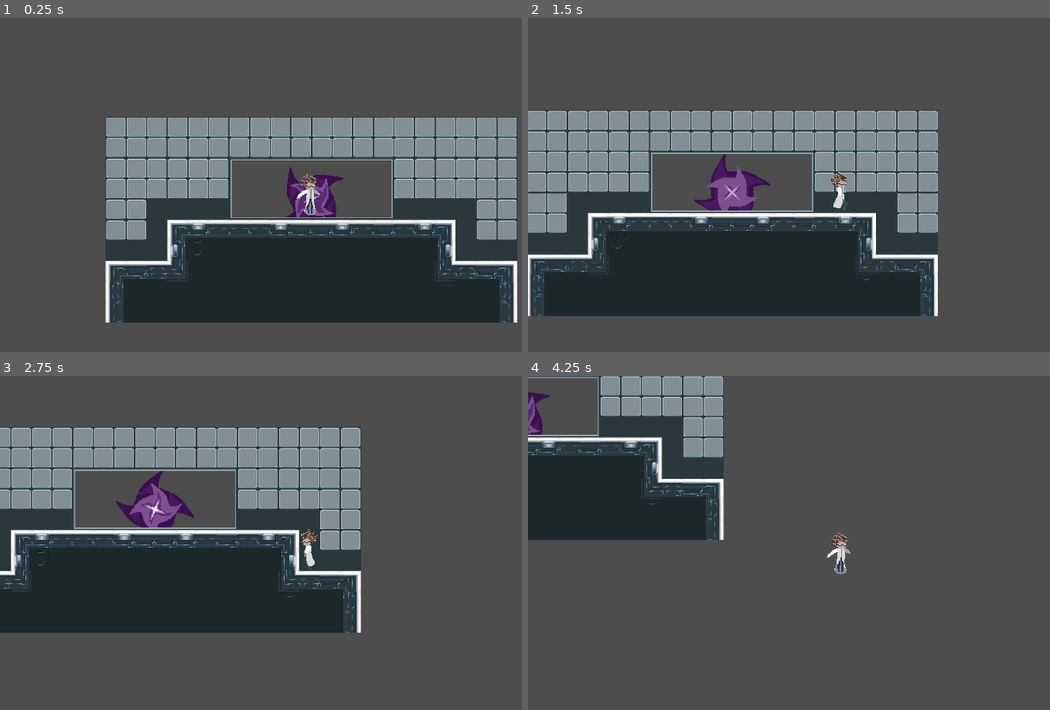
Above: before the commit, frames 1-4 (two rows, left to right).
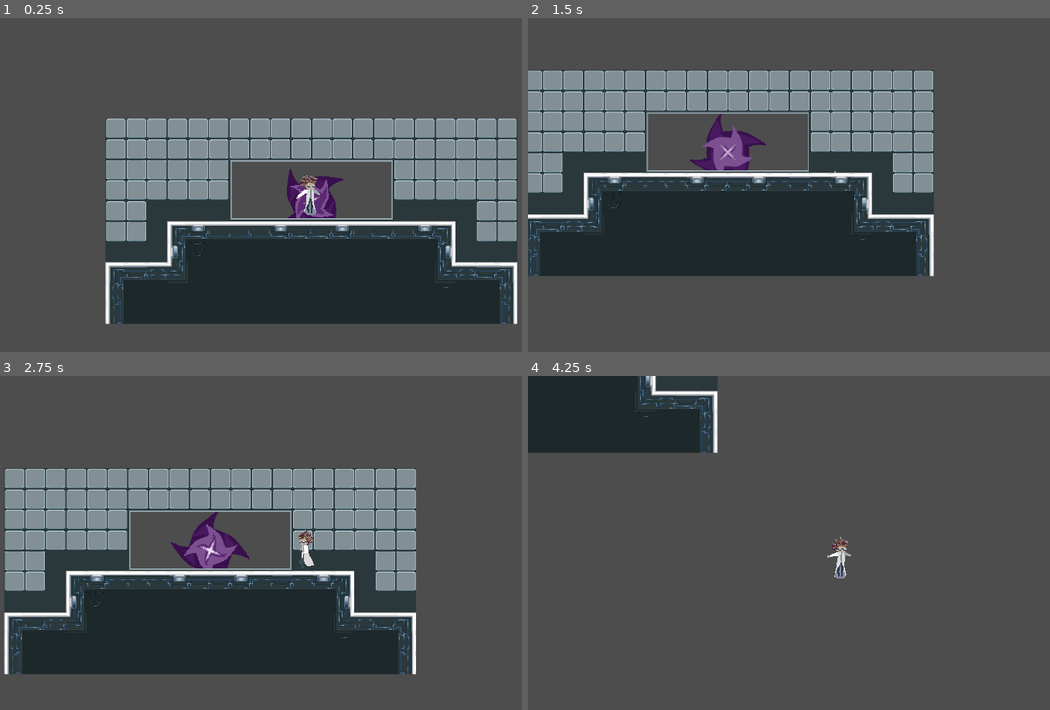
Above: after the commit, the same moments.

Repository: FieryEmber/GMTK2025
Game: Godot game, scene res://Scenes/level.tscn
Two runs of this game, one before a commit and one after it. Both use one fixed random seed, a clock stepped at 60 frames per second and the inputs below.
Inputs (mouse positions are in pixels of both pictures, inside the frame that each line leads up to):
- Up to frame 1 (0.25 s): no input
- Up to frame 2 (1.5 s): move the mouse to (971, 174) at 0.52 s; hold D (right) from 0.53 s (still down); tap T (teleport) at 0.6, 1.35 s; tap W (jump) at 0.77 s; move the mouse to (715, 208) at 1.27 s
- Up to frame 3 (2.75 s): tap W (jump) at 1.52 s; move the mouse to (370, 472) at 2.02 s; release D (right) at 2.03 s; hold A (left) from 2.03 s (still down); tap T (teleport) at 2.1 s
- Up to frame 4 (4.25 s): move the mouse to (804, 619) at 2.77 s; release A (left) at 2.78 s; hold D (right) from 2.78 s (still down); tap T (teleport) at 2.85, 3.6 s; tap W (jump) at 3.02, 3.77 s; move the mouse to (1023, 603) at 3.52 s

The runs differ from the first frame. In frame 1, 6.6% of the frame differs, in the area x 20-100%, y 29-92%; in frame 2, 38%; in frame 3, 40%, in the area x 0-80%, y 15-90%; in frame 4, 16%.

Commit message:
have a working timer with player location reset

Diff:
--- a/project-loop/Scenes/level.tscn
+++ b/project-loop/Scenes/level.tscn
@@ -164,7 +164,6 @@
 wait_time = 5.0
 
 [node name="GameLoopTimer" type="Timer" parent="Mobius"]
-wait_time = 5.0
 
 [node name="Tilemap" type="Node2D" parent="."]
 
--- a/project-loop/Scenes/mobius.gd
+++ b/project-loop/Scenes/mobius.gd
@@ -7,10 +7,11 @@
 @onready var start_delaytimer = $StartDelayTimer
 @onready var game_loop_timer = $GameLoopTimer
 
-var game_time_remaining = 30
+var game_time_remaining = 24
 var countdown_started = false
 var delay_started = false
 var spawn_position = Vector2.ZERO
+var loop_started = false
 
 const GRAVITY = 900
 const JUMP_CUT_MULTIPLIER = 0.2
@@ -23,13 +24,11 @@
 
 func _ready() -> void:
 	spawn_position = global_position
+	start_delaytimer.start()
+	delay_started = true
 
 func _physics_process(delta):
 	velocity.y += GRAVITY * delta
-
-	if is_on_floor() and not delay_started and not countdown_started:
-		start_delaytimer.start()
-		delay_started = true
 
 	var is_moving = false
 	velocity.x = 0
@@ -56,10 +55,10 @@
 	if velocity.y < 0 and Input.is_action_just_released("jump"):
 		velocity.y *= JUMP_CUT_MULTIPLIER
 
-	# Teleport
-	#if Input.is_action_just_pressed("teleport"):
-		#self.position = get_global_mouse_position()
-		#self.velocity.y = 0
+	#Teleport
+	if Input.is_action_just_pressed("teleport"):
+		self.position = get_global_mouse_position()
+		self.velocity.y = 0
 
 	# Reset jump count when on floor
 	if is_on_floor():
@@ -81,16 +80,25 @@
 
 func _on_game_loop_timer_timeout() -> void:
 	game_time_remaining -= 1;
+	print("Time remaining:", game_time_remaining)
 
 	if game_time_remaining <= 0:
+		print("Resetting player!")
 		game_loop_timer.stop()
 		global_position = spawn_position
 		velocity = Vector2.ZERO
 		delay_started = false
 		countdown_started = false
+		loop_started = false
+		start_delaytimer.start()
 
 
 func _on_start_delay_timer_timeout() -> void:
+	if loop_started:
+		return
+
+	print("StartDelayTimer fired!")
+	loop_started = true
 	game_time_remaining = 30
 	game_loop_timer.start()
 	countdown_started = true
--- a/project-loop/project.godot
+++ b/project-loop/project.godot
@@ -72,3 +72,7 @@
 "events": [Object(InputEventKey,"resource_local_to_scene":false,"resource_name":"","device":-1,"window_id":0,"alt_press …(192 unchanged characters)…
 ]
 }
+
+[physics]
+
+common/physics_ticks_per_second=240
